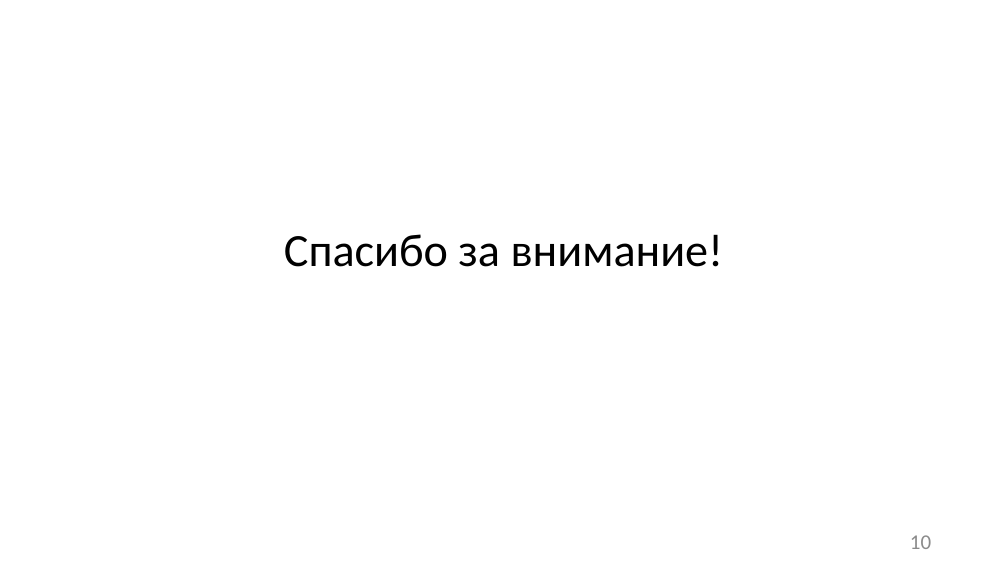
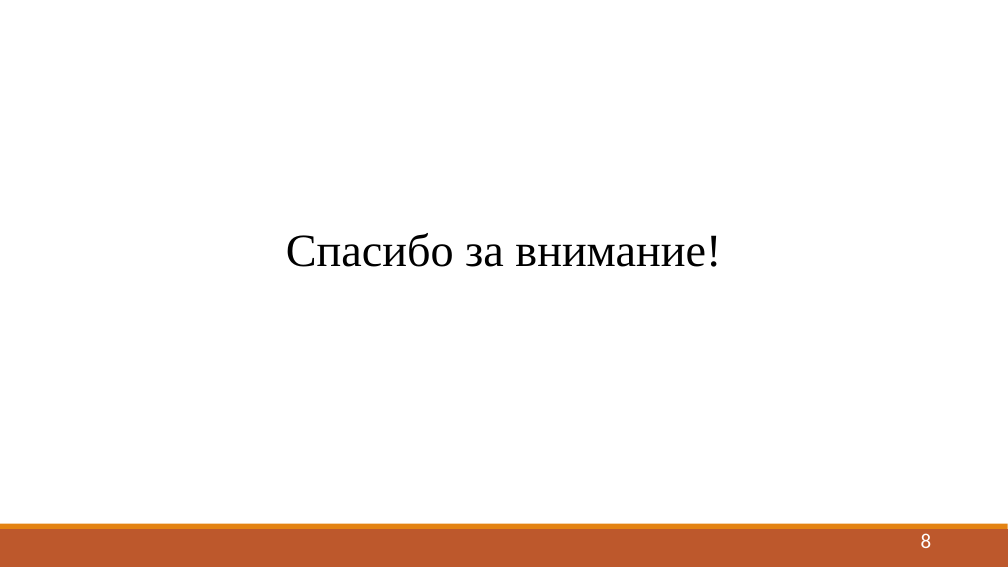
Before and after one commit to Toxich2012/kursovoi, a slide deck: slide 8 of presentvkr.pptx (slide 10 before the commit). Drawn at 1008x567 pixels with LibreOffice and Linux fonts; fonts in the diff are those of the drawing. Boxes give left, top, right and bottom in pixels: in the first picture for what was removed or moved away, otherwise in the second. Text is boxed around its words. In the diff, an @@ line names an element or a change of style, - is before the commit and + after.

```diff
--- a/presentvkr.pptx
+++ b/presentvkr.pptx
@@ text "Спасибо за внимание!" at bbox=[286, 233, 721, 267]: font Calibri to Times New Roman @@
@@ rectangle added at bbox=[0, 529, 1008, 567], fill #BD582C @@
@@ rectangle added at bbox=[0, 524, 1008, 529], fill #E48312 @@
@@ page number at bbox=[921, 533, 932, 548]: text changed; text colour #8B8B8B to #FFFFFF @@
-10
+8
```
Also in this commit, not shown: 6 other slides changed, 1 slide added, 3 slides removed, 1 other file.
